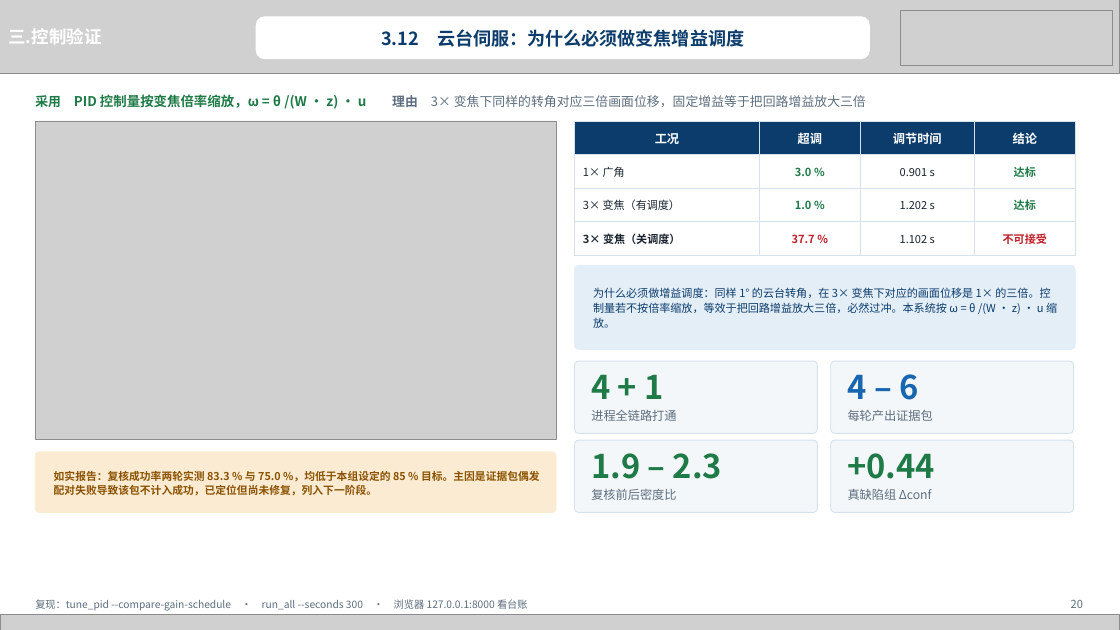
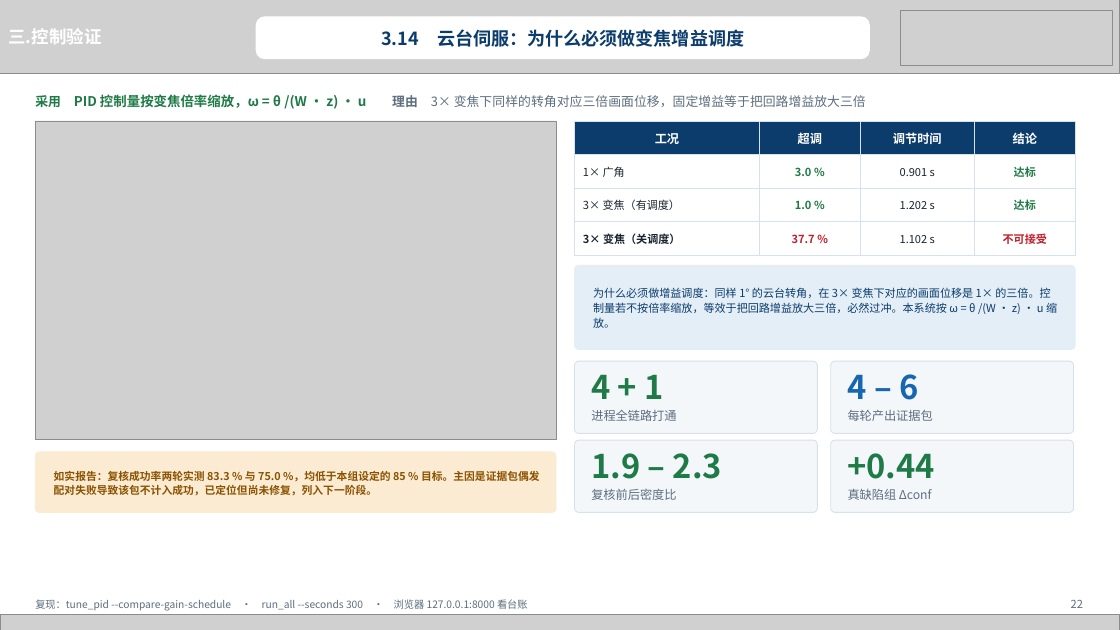
Before and after one commit to heizitalk666/2026summer, a slide deck: slide 22 of deliverables/中期答辩.pptx (slide 20 before the commit). Drawn at 1120x630 pixels with LibreOffice and Linux fonts; fonts in the diff are those of the drawing; grey boxes stand for pictures. Boxes give left, top, right and bottom in pixels: in the first picture for what was removed or moved away, otherwise in the second. Text is boxed around its words. In the diff, an @@ line names an element or a change of style, - is before the commit and + after.

```diff
--- a/deliverables/中期答辩.pptx
+++ b/deliverables/中期答辩.pptx
@@ text at [381, 29, 744, 47]: text changed @@
-3.12 云台伺服：为什么必须做变焦增益调度
+3.14 云台伺服：为什么必须做变焦增益调度
@@ text at [1071, 600, 1083, 608]: text changed @@
-20
+22
```
Also in this commit, not shown: 21 other slides changed, 2 slides added, 4 other files.
